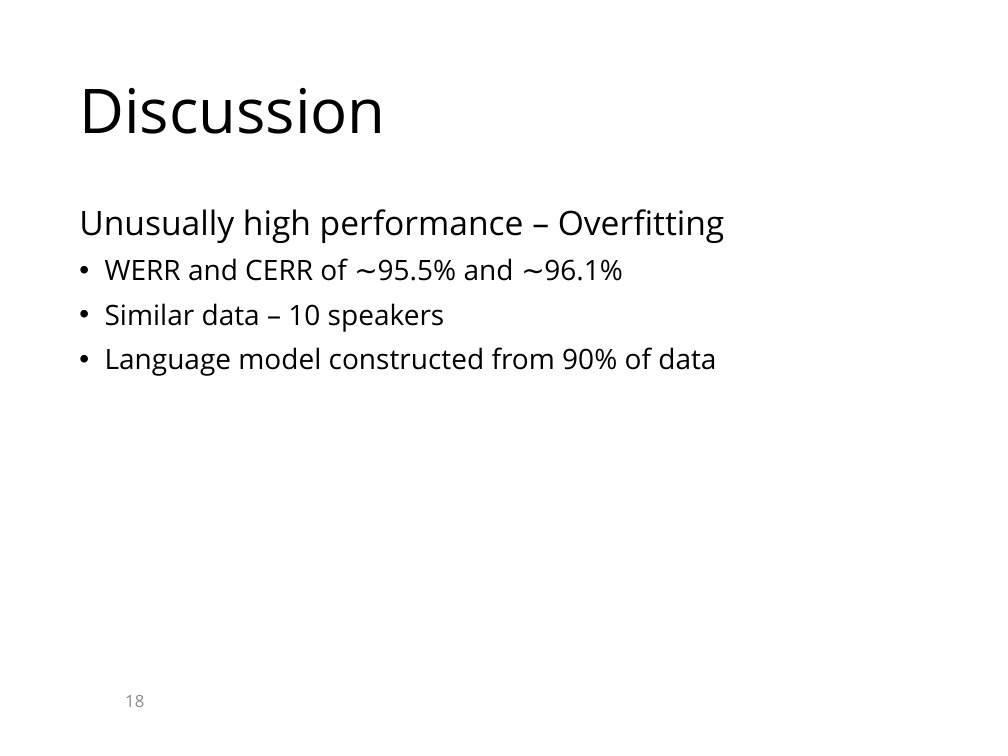
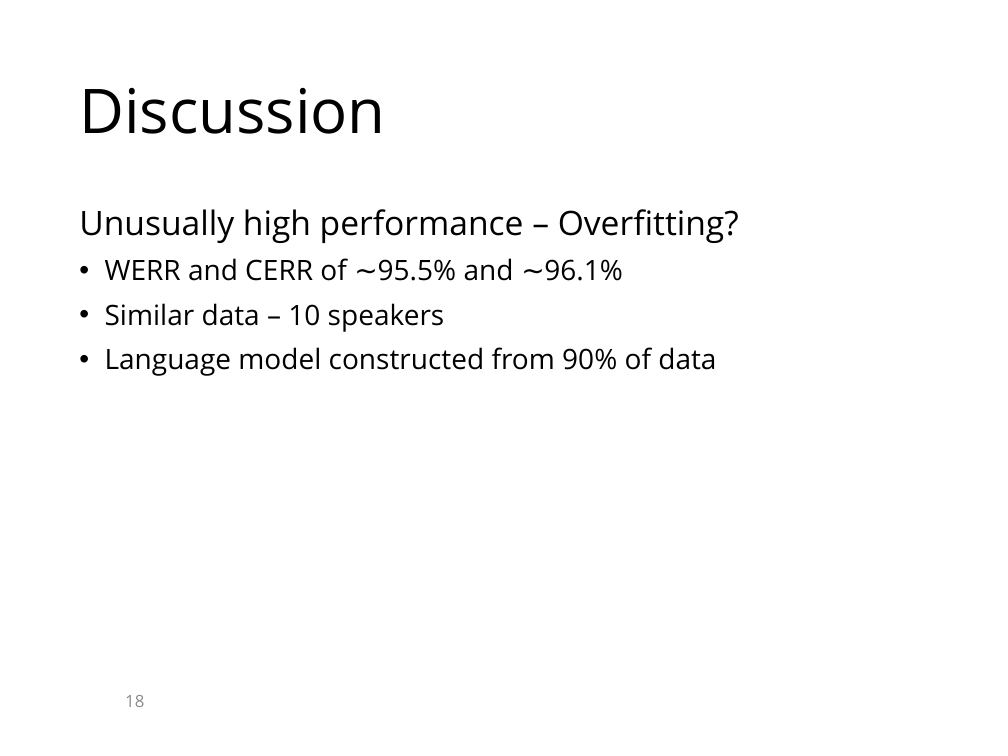
Before and after one commit to KaranChand/ATC, a slide deck: slide 18 of Thesis presentation ATC.pptx. Drawn at 1008x756 pixels with LibreOffice and Linux fonts; fonts in the diff are those of the drawing; background and template pictures are left out. Boxes give left, top, right and bottom in pixels: in the first picture for what was removed or moved away, otherwise in the second. Text is boxed around its words. In the diff, an @@ line names an element or a change of style, - is before the commit and + after.

```diff
--- a/Thesis presentation ATC.pptx
+++ b/Thesis presentation ATC.pptx
@@ text at (79, 209, 739, 243): text changed @@
-Unusually high performance – Overfitting
+Unusually high performance – Overfitting?
```
Also in this commit, not shown: 14 other slides changed.
